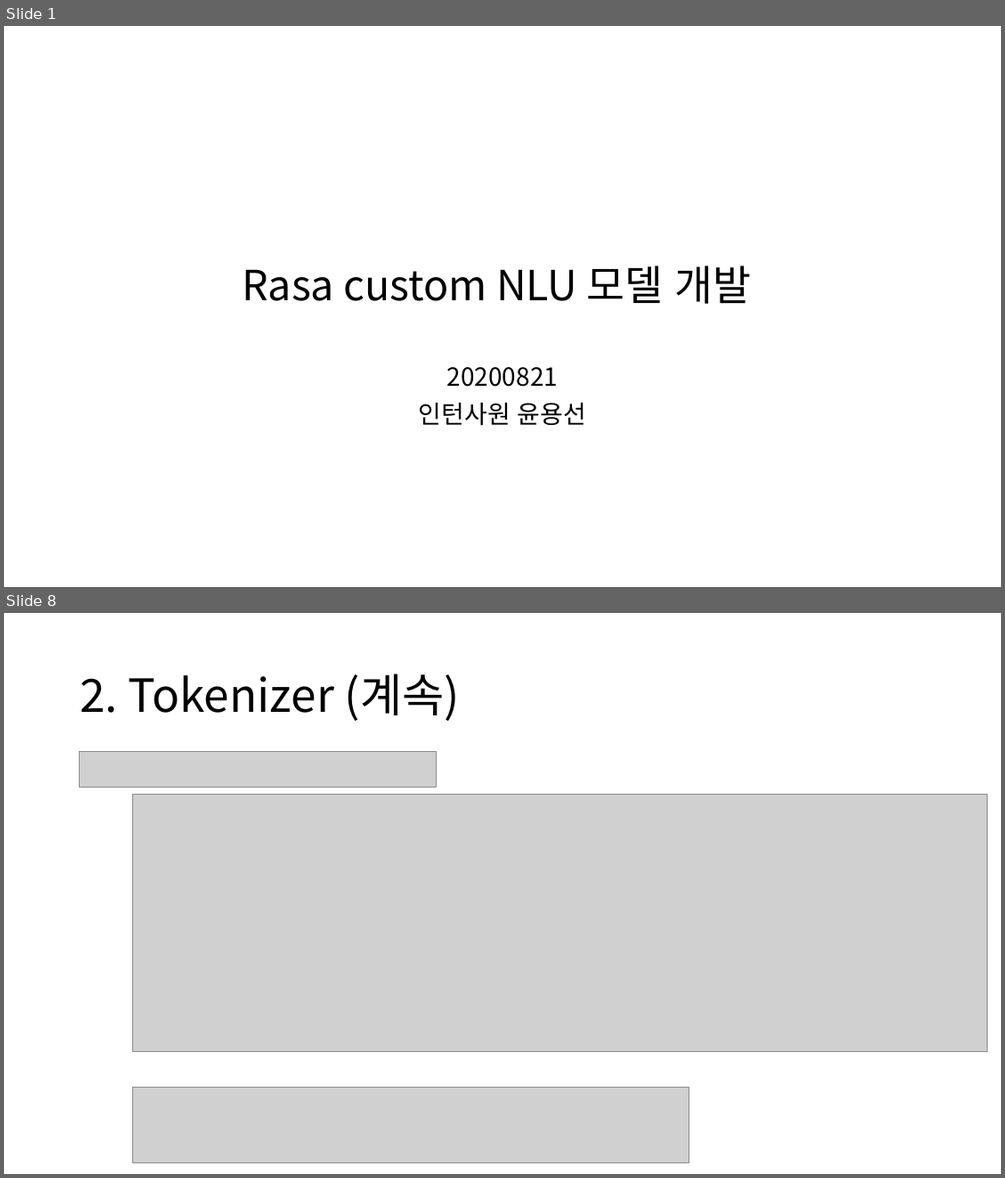
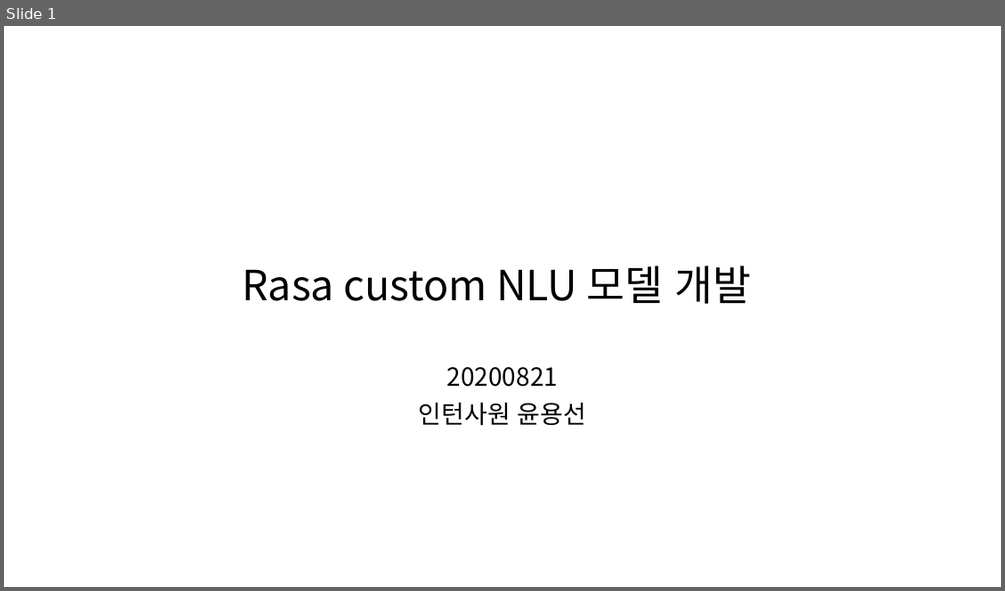
Before and after one commit to yongsun-yoon/chatbot, a slide deck: Rasa custom NLU 모델 개발.pptx. Shown one above the other, each under a label of ours: slides 1 and 8 before the commit, slide 1 after it; the slides between them are not shown. The pictures are 1005x1178 and 1005x591 pixels, drawn with LibreOffice and Linux fonts; fonts in the diff are those of the drawing; grey boxes stand for pictures. Boxes give left, top, right and bottom in pixels: in the first picture for what was removed or moved away, otherwise in the second. Text is boxed around its words. In the diff, an @@ line names an element or a change of style, - is before the commit and + after.

```diff
--- a/Rasa custom NLU 모델 개발.pptx
+++ b/Rasa custom NLU 모델 개발.pptx
@@ slide 8 removed at <box>4,613,1001,1174</box>, background #FFFFFF @@
@@ title removed at <box>80,674,461,721</box> @@
-2. Tokenizer (계속)
@@ picture removed at <box>80,751,437,787</box> @@
@@ picture removed at <box>133,794,987,1051</box> @@
@@ picture removed at <box>133,1087,689,1163</box> @@
```
Also in this commit, not shown: 9 slides changed, 9 slides added, 2 other slides removed, 26 other files.
